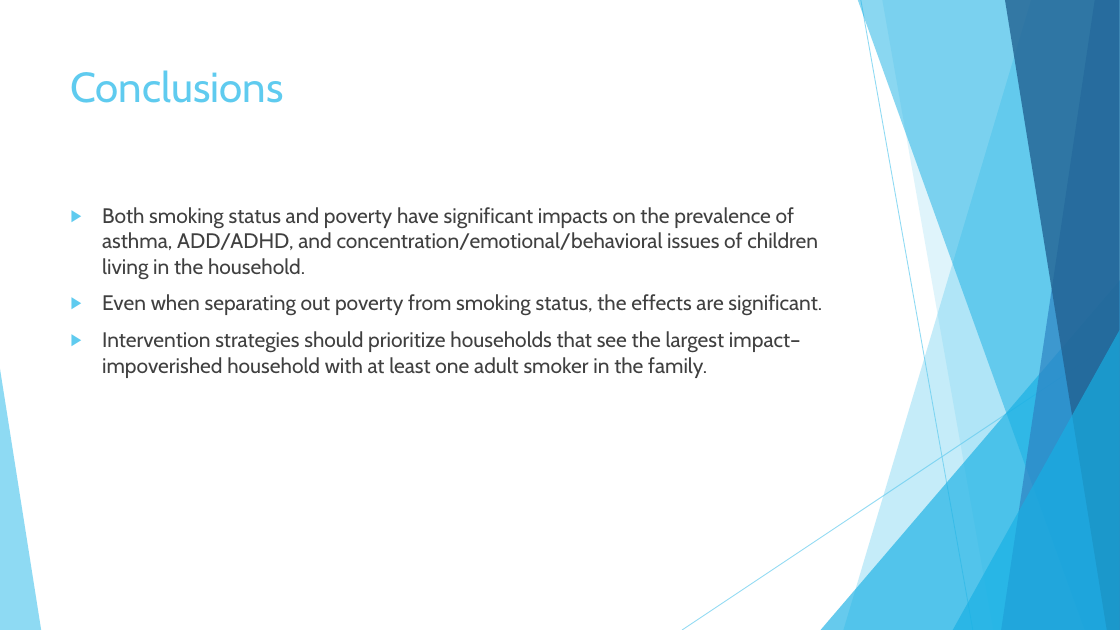
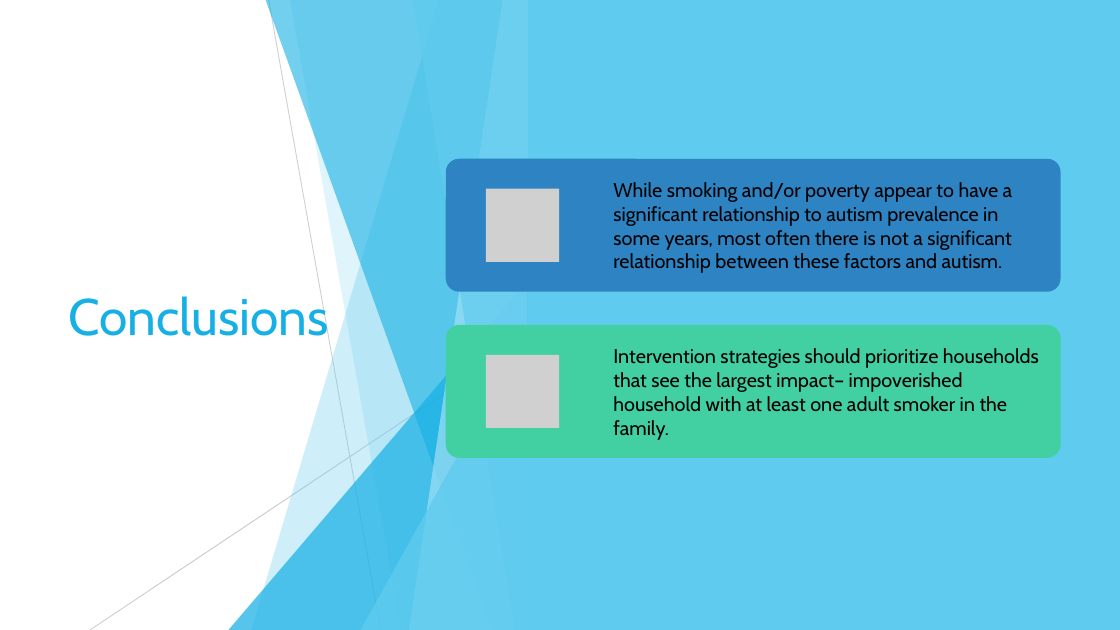
Before and after one commit to kmorehead33/healthcare_project, a slide deck: slide 27 of Presentation.pptx (slide 25 before the commit). Drawn at 1120x630 pixels with LibreOffice and Linux fonts; fonts in the diff are those of the drawing; grey boxes stand for pictures. Boxes give left, top, right and bottom in pixels: in the first picture for what was removed or moved away, otherwise in the second. Text is boxed around its words. In the diff, an @@ line names an element or a change of style, - is before the commit and + after.

Commit message:
Fixed the significance labels on the 4-way comparison graphs. Generaged 4-way comparison for Autism. Updated presentation.

```diff
--- a/Presentation.pptx
+++ b/Presentation.pptx
@@ rectangle added at (x1=0, y1=0, x2=1120, y2=630), fill #FFFFFF @@
@@ rectangle added at (x1=528, y1=0, x2=1120, y2=630), fill #5FCBEF @@
@@ title "Conclusions" moved from (x1=71, y1=70, x2=284, y2=103) to (x1=68, y1=292, x2=328, y2=336) @@
@@ title "Conclusions" at (x1=68, y1=292, x2=328, y2=336): size 36 to 44 pt, text colour #5FCBEF to #17B0E4; vertical alignment top to middle @@
@@ text removed at (x1=102, y1=207, x2=822, y2=378) @@
-▶ Both smoking status and poverty have significant impacts on the prevalence of asthma, ADD/ADHD, and concentration/emotional/behavioral issues of children living in the household.
-▶ Even when separating out poverty from smoking status, the effects are significant.
-▶ Intervention strategies should prioritize households that see the largest impact– impoverished household with at least one adult smoker in the family.
@@ group added at (x1=90, y1=0, x2=528, y2=630): 5 freeform shapes, 2 lines, 2 triangles @@
@@ group added at (x1=446, y1=159, x2=1061, y2=458): 2 rounded rectangles, 2 pictures, 2 texts @@
+While smoking and/or poverty appear to have a significant relationship to autism prevalence in some years, most often there is not a significant relationship between these factors and autism.
+Intervention strategies should prioritize households that see the largest impact– impoverished household with at least one adult smoker in the family.
```
Also in this commit, not shown: 1 other slide changed, 2 slides added, 5 other files.
